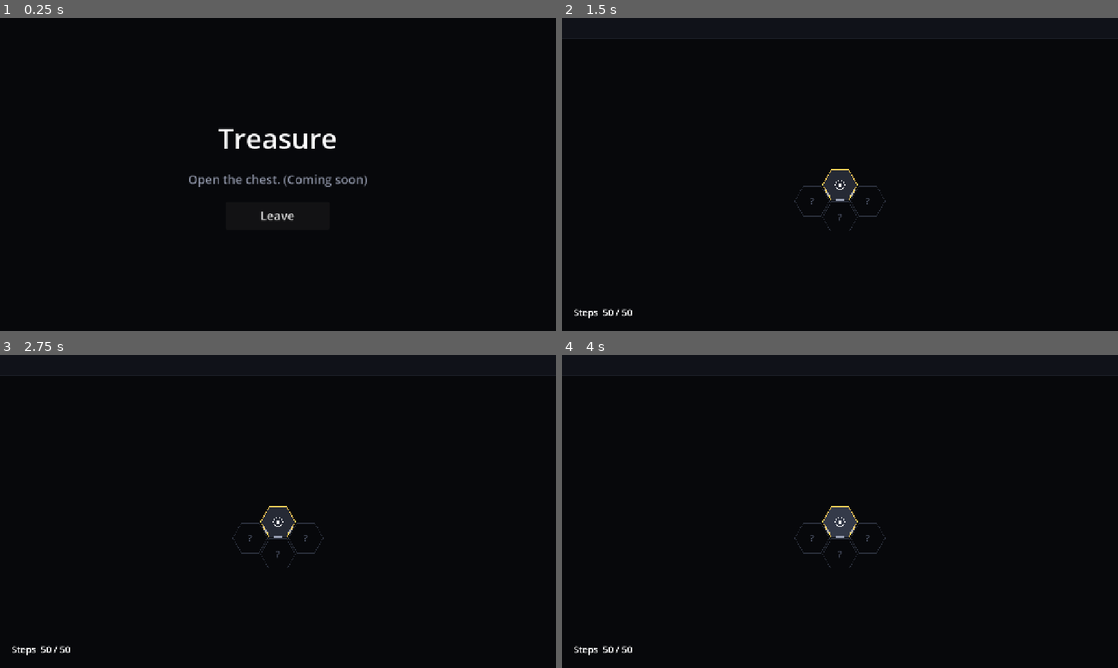
Above: before the commit, frames 1-4 (two rows, left to right).
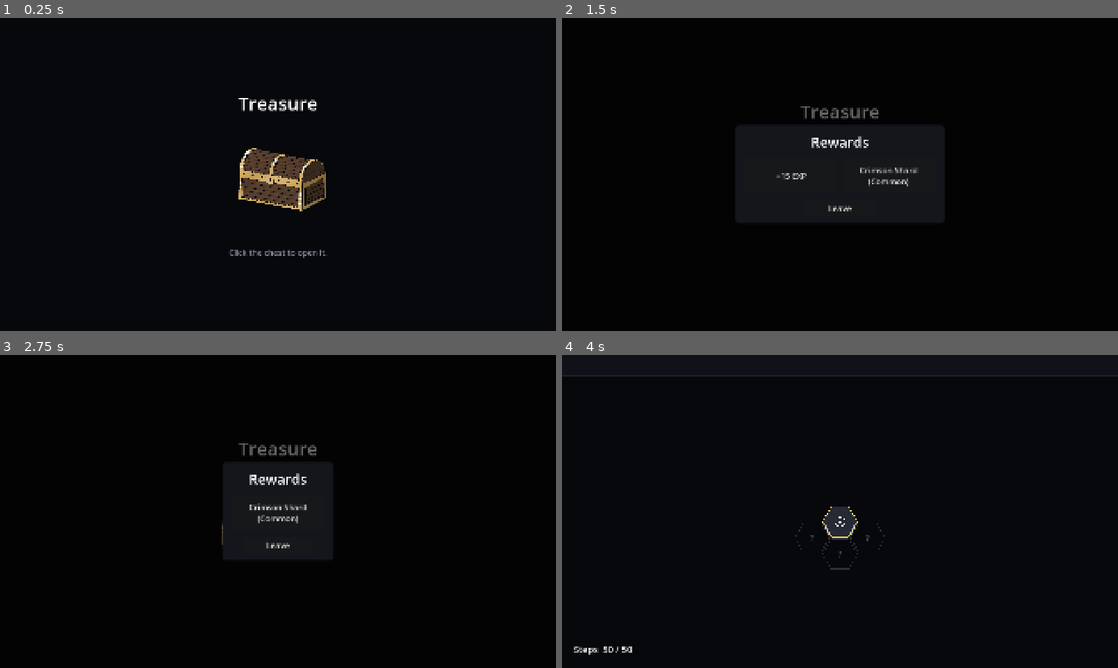
Above: after the commit, the same moments.

Repository: himaiayas/hex-sts
Game: Godot game, scene res://scenes/rooms/treasure.tscn
The game is run twice, just before and just after one commit, with the same random seed, the same clock (stepped at 60 frames per second) and the same inputs. This scene is started directly instead of the project's main scene.
Inputs (mouse positions are in pixels of both pictures, inside the frame that each line leads up to):
- Up to frame 1 (0.25 s): no input
- Up to frame 2 (1.5 s): click (840, 215) at 0.5 s, where only the run before the commit has a clickable "Leave"; click (739, 174) at 1.25 s, where only the run after the commit has a clickable "+36 Coins"
- Up to frame 3 (2.75 s): click (227, 511) at 2 s, where only the run after the commit has a clickable "+15 EXP"
- Up to frame 4 (4 s): click (840, 511) at 2.75 s, where only the run after the commit has a clickable "Crimson Shard (Common)"; click (840, 527) at 3.5 s, where only the run after the commit has a clickable "Leave"

The runs differ from the first frame. In frame 1, 3.6% of the frame differs, in the area x 34-66%, y 25-77%; in frame 2, 1.9%; in frame 3, 1.6%; in frame 4, 0.6%.

Commit message:
feat: treasure room, artifact pool

Diff:
--- a/project.godot
+++ b/project.godot
@@ -21,8 +21,8 @@
 
 [display]
 
-window/size/viewport_width=1280
-window/size/viewport_height=720
+window/size/viewport_width=1920
+window/size/viewport_height=1080
 window/stretch/mode="canvas_items"
 window/stretch/aspect="expand"
 
--- a/scenes/rooms/treasure.tscn
+++ b/scenes/rooms/treasure.tscn
@@ -1,6 +1,15 @@
 [gd_scene format=3]
 
-[ext_resource type="Script" path="res://scripts/rooms/placeholder_room.gd" id="1_room"]
+[ext_resource type="Script" path="res://scripts/rooms/treasure_room.gd" id="1_room"]
+[ext_resource type="Texture2D" path="res://assets/rooms/chest_close.png" id="2_close"]
+[ext_resource type="Texture2D" path="res://assets/rooms/chest_open.png" id="3_open"]
+
+[sub_resource type="StyleBoxFlat" id="StyleBoxFlat_panel"]
+bg_color = Color(0.0784314, 0.0862745, 0.109804, 1)
+corner_radius_top_left = 12
+corner_radius_top_right = 12
+corner_radius_bottom_right = 12
+corner_radius_bottom_left = 12
 
 [node name="Treasure" type="Control"]
 layout_mode = 3
@@ -32,27 +41,114 @@
 
 [node name="Box" type="VBoxContainer" parent="Center"]
 layout_mode = 2
-theme_override_constants/separation = 32
+theme_override_constants/separation = 16
 
 [node name="Title" type="Label" parent="Center/Box"]
-unique_name_in_owner = true
 layout_mode = 2
 theme_override_font_sizes/font_size = 64
 text = "Treasure"
 horizontal_alignment = 1
 
-[node name="Body" type="Label" parent="Center/Box"]
+[node name="Chest" type="TextureButton" parent="Center/Box"]
+unique_name_in_owner = true
+custom_minimum_size = Vector2(420, 420)
+layout_mode = 2
+size_flags_horizontal = 4
+mouse_default_cursor_shape = 2
+texture_normal = ExtResource("2_close")
+texture_disabled = ExtResource("3_open")
+ignore_texture_size = true
+stretch_mode = 5
+
+[node name="Hint" type="Label" parent="Center/Box"]
+unique_name_in_owner = true
 modulate = Color(0.552941, 0.576471, 0.647059, 1)
 layout_mode = 2
 theme_override_font_sizes/font_size = 28
-text = "Open the chest. (Coming soon)"
+text = "Click the chest to open it."
 horizontal_alignment = 1
 
-[node name="LeaveButton" type="Button" parent="Center/Box"]
-custom_minimum_size = Vector2(240, 64)
+[node name="RewardModal" type="ColorRect" parent="."]
+unique_name_in_owner = true
+visible = false
+layout_mode = 1
+anchors_preset = 15
+anchor_right = 1.0
+anchor_bottom = 1.0
+grow_horizontal = 2
+grow_vertical = 2
+color = Color(0, 0, 0, 0.6)
+
+[node name="Center" type="CenterContainer" parent="RewardModal"]
+layout_mode = 1
+anchors_preset = 15
+anchor_right = 1.0
+anchor_bottom = 1.0
+grow_horizontal = 2
+grow_vertical = 2
+mouse_filter = 2
+
+[node name="Panel" type="PanelContainer" parent="RewardModal/Center"]
+layout_mode = 2
+theme_override_styles/panel = SubResource("StyleBoxFlat_panel")
+
+[node name="Margin" type="MarginContainer" parent="RewardModal/Center/Panel"]
+layout_mode = 2
+theme_override_constants/margin_left = 32
+theme_override_constants/margin_top = 24
+theme_override_constants/margin_right = 32
+theme_override_constants/margin_bottom = 24
+
+[node name="Box" type="VBoxContainer" parent="RewardModal/Center/Panel/Margin"]
+layout_mode = 2
+theme_override_constants/separation = 24
+
+[node name="RewardTitle" type="Label" parent="RewardModal/Center/Panel/Margin/Box"]
+layout_mode = 2
+theme_override_font_sizes/font_size = 48
+text = "Rewards"
+horizontal_alignment = 1
+
+[node name="Rewards" type="HBoxContainer" parent="RewardModal/Center/Panel/Margin/Box"]
+layout_mode = 2
+theme_override_constants/separation = 16
+
+[node name="GoldButton" type="Button" parent="RewardModal/Center/Panel/Margin/Box/Rewards"]
+unique_name_in_owner = true
+custom_minimum_size = Vector2(320, 120)
+layout_mode = 2
+size_flags_horizontal = 3
+theme_override_font_sizes/font_size = 28
+autowrap_mode = 3
+text = "+0 Coins"
+
+[node name="ExpButton" type="Button" parent="RewardModal/Center/Panel/Margin/Box/Rewards"]
+unique_name_in_owner = true
+custom_minimum_size = Vector2(320, 120)
+layout_mode = 2
+size_flags_horizontal = 3
+theme_override_font_sizes/font_size = 28
+autowrap_mode = 3
+text = "+0 EXP"
+
+[node name="ArtifactButton" type="Button" parent="RewardModal/Center/Panel/Margin/Box/Rewards"]
+unique_name_in_owner = true
+custom_minimum_size = Vector2(320, 120)
+layout_mode = 2
+size_flags_horizontal = 3
+theme_override_font_sizes/font_size = 28
+autowrap_mode = 3
+text = "Artifact"
+
+[node name="LeaveButton" type="Button" parent="RewardModal/Center/Panel/Margin/Box"]
+custom_minimum_size = Vector2(240, 56)
 layout_mode = 2
 size_flags_horizontal = 4
 theme_override_font_sizes/font_size = 28
 text = "Leave"
 
-[connection signal="pressed" from="Center/Box/LeaveButton" to="." method="_on_leave_pressed"]
+[connection signal="pressed" from="Center/Box/Chest" to="." method="_on_chest_pressed"]
+[connection signal="pressed" from="RewardModal/Center/Panel/Margin/Box/Rewards/GoldButton" to="." method="_on_gold_pressed"]
+[connection signal="pressed" from="RewardModal/Center/Panel/Margin/Box/Rewards/ExpButton" to="." method="_on_exp_pressed"]
+[connection signal="pressed" from="RewardModal/Center/Panel/Margin/Box/Rewards/ArtifactButton" to="." method="_on_artifact_pressed"]
+[connection signal="pressed" from="RewardModal/Center/Panel/Margin/Box/LeaveButton" to="." method="_on_leave_pressed"]
--- /dev/null
+++ b/scripts/artifacts/artifact_pool.gd
@@ -0,0 +1,40 @@
+class_name ArtifactPool
+
+## Every artifact that can drop. Add new artifact classes here.
+static var ARTIFACTS: Array = [
+	GlowingOrb,
+	CrimsonShard,
+	RedLantern,
+]
+
+## Relative chance of each rarity (0 = never drops).
+const RARITY_WEIGHTS := {
+	Enum.ArtifactRarity.COMMON: 50,
+	Enum.ArtifactRarity.UNCOMMON: 33,
+	Enum.ArtifactRarity.RARE: 15,
+	Enum.ArtifactRarity.LEGENDARY: 2,
+}
+
+
+## A random artifact the player doesn't own yet: rarity by RARITY_WEIGHTS, then
+## evenly within it. Rarities with nothing left are skipped. Null if all are owned.
+static func random_artifact(owned: Array[BaseArtifact]) -> BaseArtifact:
+	var owned_scripts := owned.map(func(a: BaseArtifact) -> Script: return a.get_script())
+	var by_rarity := {}
+	for artifact_class in ARTIFACTS:
+		if artifact_class in owned_scripts:
+			continue
+		var artifact: BaseArtifact = artifact_class.new()
+		if RARITY_WEIGHTS.get(artifact.rarity, 0) > 0:
+			by_rarity.get_or_add(artifact.rarity, []).append(artifact)
+	var total := 0
+	for rarity in by_rarity:
+		total += RARITY_WEIGHTS[rarity]
+	if total == 0:
+		return null
+	var roll := randi_range(1, total)
+	for rarity in by_rarity:
+		roll -= RARITY_WEIGHTS[rarity]
+		if roll <= 0:
+			return by_rarity[rarity].pick_random()
+	return null
--- /dev/null
+++ b/scripts/rooms/treasure_room.gd
@@ -0,0 +1,54 @@
+extends Control
+
+## Treasure chest: click to open, then a modal offers coins, EXP and a random artifact.
+## Leave (only in the modal) collects any coins and EXP not clicked; an artifact not clicked is left behind.
+
+const GOLD := Vector2i(25, 45)  # [min, max]
+const EXP := 15
+
+@onready var _chest: TextureButton = %Chest
+@onready var _hint: Label = %Hint
+@onready var _modal: ColorRect = %RewardModal
+@onready var _gold_button: Button = %GoldButton
+@onready var _exp_button: Button = %ExpButton
+@onready var _artifact_button: Button = %ArtifactButton
+
+var gold := 0
+var artifact: BaseArtifact = null
+
+
+func _on_chest_pressed() -> void:
+	_chest.disabled = true  # shows the open texture
+	_hint.hide()
+	gold = randi_range(GOLD.x, GOLD.y)
+	artifact = ArtifactPool.random_artifact(RunState.artifacts)
+	_gold_button.text = "+%d Coins" % gold
+	_exp_button.text = "+%d EXP" % EXP
+	_artifact_button.visible = artifact != null
+	if artifact:
+		_artifact_button.text = "%s (%s)" % [artifact.name, Enum.ArtifactRarity.keys()[artifact.rarity].capitalize()]
+		_artifact_button.tooltip_text = artifact.description
+	_modal.show()
+
+
+func _on_gold_pressed() -> void:
+	RunState.gold += gold
+	_gold_button.hide()
+
+
+func _on_exp_pressed() -> void:
+	RunState.xp += EXP
+	_exp_button.hide()
+
+
+func _on_artifact_pressed() -> void:
+	RunState.artifacts.append(artifact)
+	_artifact_button.hide()
+
+
+func _on_leave_pressed() -> void:
+	if _gold_button.visible:
+		_on_gold_pressed()
+	if _exp_button.visible:
+		_on_exp_pressed()
+	RunState.leave_room()
Not shown, added: scripts/artifacts/artifact_pool.gd.uid
Not shown, added: scripts/rooms/treasure_room.gd.uid
